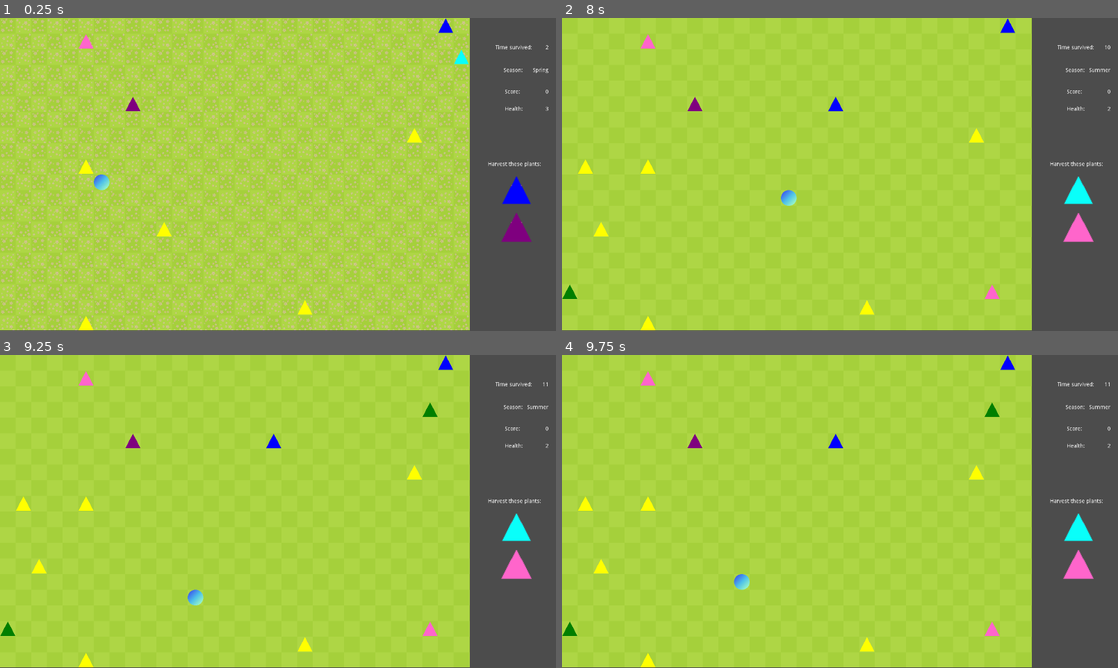
Above: before the commit, frames 1-4 (two rows, left to right).
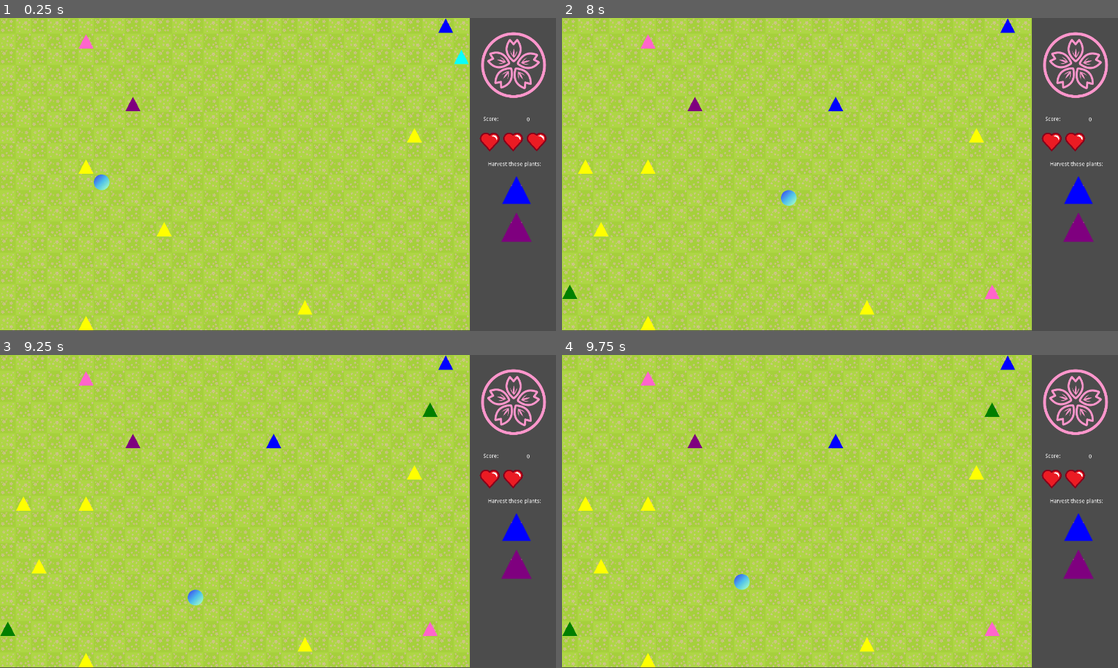
Above: after the commit, the same moments.

Repository: JennyTieu/SlimeArmy
Game: Godot game, scene res://Main.tscn
Two runs of this game, one before a commit and one after it. Both use one fixed random seed, a clock stepped at 60 frames per second and the inputs below.
Inputs:
- Up to frame 1 (0.25 s): no input
- Up to frame 2 (8 s): hold Right (ui_right) 0.53-1.28 s; hold Down (ui_down) 1.28-2.03 s; hold Right (ui_right) 2.03-2.78 s; hold Up (ui_up) 2.78-3.53 s; hold Left (ui_left) 3.53-5.03 s; hold Down (ui_down) 5.03-5.78 s; hold Right (ui_right) 5.78-6.53 s; hold Up (ui_up) 6.53-7.28 s; hold Right (ui_right) from 7.28 s (still down)
- Up to frame 3 (9.25 s): release Right (ui_right) at 8.03 s; hold Down (ui_down) 8.03-8.78 s; hold Left (ui_left) from 8.78 s (still down)
- Up to frame 4 (9.75 s): release Left (ui_left) at 9.53 s; hold Up (ui_up) from 9.53 s (still down)

The runs differ from the first frame. In frame 1, 1.4% of the frame differs, in the area x 86-99%, y 4-43%; in frame 2, 17%, in the area x 0-99%, y 0-100%; in frame 3, 17%; in frame 4, 17%.

Commit message:
HUD + longer Time

Diff:
--- a/SlimeArmy/Main.gd
+++ b/SlimeArmy/Main.gd
@@ -180,7 +180,7 @@
 	if time_passed < time_new:
 		time_passed = time_new
 	#	einkommentieren damit time in konsole
-		$HUD.update_time(time_passed)
+		#$HUD.update_time(time_passed)
 		#print(time_passed)
 
 func timer_reset():
@@ -194,33 +194,45 @@
 func check_season():
 	if  season_x < time_passed:
 		season_x = time_passed
-		if season_x % 10 == 0:
+		if season_x % 12 == 0:
 			season=(season+1) %4
 			#print("season changed")
-			match season:
-				0: $HUD.update_season("Spring")
-				1: $HUD.update_season("Summer")
-				2: $HUD.update_season("Autumn")
-				3: $HUD.update_season("Winter")
 		if season == 0:
-			update_season_plants("res://Graphics/blue-berry.png", "res://Graphics/purple-flower.png")
+			update_season_plants("res://Graphics/blue-berry.png", "res://Graphics/purple-flower.png","res://Graphics/spring_icon.png")
 			$TextureRect.texture = load("res://Graphics/spring.png")
+
 		elif season == 1:
-			update_season_plants("res://Graphics/blue-flower.png", "res://Graphics/red-berry.png")
+			update_season_plants("res://Graphics/blue-flower.png", "res://Graphics/red-berry.png", "res://Graphics/summer_icon.png")
 			$TextureRect.texture = load("res://Graphics/grass.png")
 		elif season == 2:
-			update_season_plants("res://Graphics/purple-flower.png", "res://Graphics/yellow-flower.png")
+			update_season_plants("res://Graphics/purple-flower.png", "res://Graphics/yellow-flower.png","res://Graphics/fall_icon.png")
 			$TextureRect.texture = load("res://Graphics/fall.png")
 		elif season == 3:
-			update_season_plants("res://Graphics/green-mint.png", "res://Graphics/blue-flower.png")
+			update_season_plants("res://Graphics/green-mint.png", "res://Graphics/blue-flower.png", "res://Graphics/winter_icon.png")
 			$TextureRect.texture = load("res://Graphics/snow.png")
 
 func update_score(slime_length):
 	$HUD/Score/Score.text = str(slime_length)
 
 func update_health(slime_health):
-	$HUD/Health/Health.text = str(slime_health)
-
-func update_season_plants(seasonPlant1, seasonPlant2):
+	if health == 3 :
+		$HUD/Health/Sprite1.visible = true;
+		$HUD/Health/Sprite2.visible = true;
+		$HUD/Health/Sprite3.visible = true;
+	elif health == 2:
+		$HUD/Health/Sprite1.visible = true;
+		$HUD/Health/Sprite2.visible = true;
+		$HUD/Health/Sprite3.visible = false;
+	elif health == 1:
+		$HUD/Health/Sprite1.visible = true;
+		$HUD/Health/Sprite2.visible = false;
+		$HUD/Health/Sprite3.visible = false;
+	elif health == 0:
+		$HUD/Health/Sprite1.visible = false;
+		$HUD/Health/Sprite2.visible = false;
+		$HUD/Health/Sprite3.visible = false;
+
+func update_season_plants(seasonPlant1, seasonPlant2, seasonIcon):
 	$HUD/Season/SeasonSprite1.texture = load(seasonPlant1)
 	$HUD/Season/SeasonSprite2.texture = load(seasonPlant2)
+	$HUD/Season/SeasonSprite3.texture = load(seasonIcon)
--- a/SlimeArmy/Main.tscn
+++ b/SlimeArmy/Main.tscn
@@ -10,6 +10,8 @@
 [ext_resource path="res://Graphics/blue-berry.png" type="Texture" id=8]
 [ext_resource path="res://Graphics/purple-flower.png" type="Texture" id=9]
 [ext_resource path="res://HUD.gd" type="Script" id=10]
+[ext_resource path="res://Graphics/spring_icon.png" type="Texture" id=11]
+[ext_resource path="res://Graphics/heart.png" type="Texture" id=12]
 
 [sub_resource type="TileSet" id=1]
 2/name = "triangle.png 2"
@@ -212,101 +214,31 @@
 anchor_left = 0.848
 anchor_right = 1.008
 anchor_bottom = 0.545
-margin_left = 19.144
-margin_top = 39.0
-margin_right = -30.376
-margin_bottom = -323.0
-__meta__ = {
-"_edit_use_anchors_": false
-}
-
-[node name="HBoxContainer" type="HBoxContainer" parent="HUD/TimeBox"]
-margin_right = 178.0
-margin_bottom = 74.0
-alignment = 2
-
-[node name="Label" type="Label" parent="HUD/TimeBox/HBoxContainer"]
-margin_left = 166.0
-margin_top = 30.0
-margin_right = 166.0
-margin_bottom = 44.0
-
-[node name="Time" type="Label" parent="HUD/TimeBox/HBoxContainer"]
-margin_left = 170.0
-margin_top = 30.0
-margin_right = 178.0
-margin_bottom = 44.0
-text = "1"
-
-[node name="Message" type="Label" parent="HUD/TimeBox"]
-margin_top = 30.0
-margin_right = 178.0
-margin_bottom = 44.0
-grow_horizontal = 2
-grow_vertical = 2
-text = "Time survived:"
-align = 1
-valign = 1
-clip_text = true
-
-[node name="SeasonBox" type="MarginContainer" parent="HUD"]
-anchor_left = 0.848
-anchor_right = 1.008
-anchor_bottom = 0.545
-margin_left = 18.144
-margin_top = 101.0
-margin_right = -31.376
-margin_bottom = -269.0
-__meta__ = {
-"_edit_use_anchors_": false
-}
-
-[node name="HBoxContainer" type="HBoxContainer" parent="HUD/SeasonBox"]
-margin_right = 178.0
-margin_bottom = 66.0
-alignment = 2
-
-[node name="Label" type="Label" parent="HUD/SeasonBox/HBoxContainer"]
-margin_left = 135.0
-margin_top = 26.0
-margin_right = 135.0
-margin_bottom = 40.0
-
-[node name="Season" type="Label" parent="HUD/SeasonBox/HBoxContainer"]
-margin_left = 139.0
-margin_top = 26.0
-margin_right = 178.0
-margin_bottom = 40.0
-text = "Spring"
-
-[node name="Message" type="Label" parent="HUD/SeasonBox"]
-margin_top = 26.0
-margin_right = 178.0
-margin_bottom = 40.0
-grow_horizontal = 2
-grow_vertical = 2
-text = "Season:"
-align = 1
-valign = 1
-clip_text = true
+margin_left = 16.1709
+margin_top = 36.6216
+margin_right = -33.3491
+margin_bottom = -325.378
+__meta__ = {
+"_edit_use_anchors_": false
+}
 
 [node name="Score" type="Node" parent="HUD"]
 
 [node name="ScoreText" type="Label" parent="HUD/Score"]
-margin_left = 1290.9
-margin_top = 181.607
-margin_right = 1343.9
-margin_bottom = 205.607
+margin_left = 1236.3
+margin_top = 252.181
+margin_right = 1289.3
+margin_bottom = 276.181
 text = "Score:"
 __meta__ = {
 "_edit_use_anchors_": false
 }
 
 [node name="Score" type="Label" parent="HUD/Score"]
-margin_left = 1359.0
-margin_top = 181.607
-margin_right = 1403.0
-margin_bottom = 205.607
+margin_left = 1310.8
+margin_top = 252.536
+margin_right = 1354.8
+margin_bottom = 276.536
 text = "0"
 align = 2
 __meta__ = {
@@ -315,26 +247,20 @@
 
 [node name="Health" type="Node" parent="HUD"]
 
-[node name="HealthText" type="Label" parent="HUD/Health"]
-margin_left = 1290.9
-margin_top = 226.0
-margin_right = 1330.9
-margin_bottom = 240.0
-text = "Health:"
-__meta__ = {
-"_edit_use_anchors_": false
-}
-
-[node name="Health" type="Label" parent="HUD/Health"]
-margin_left = 1363.0
-margin_top = 226.0
-margin_right = 1403.0
-margin_bottom = 240.0
-text = "3"
-align = 2
-__meta__ = {
-"_edit_use_anchors_": false
-}
+[node name="Sprite1" type="Sprite" parent="HUD/Health"]
+position = Vector2( 1252.58, 317.28 )
+scale = Vector2( 0.101599, 0.0969692 )
+texture = ExtResource( 12 )
+
+[node name="Sprite2" type="Sprite" parent="HUD/Health"]
+position = Vector2( 1312.23, 317.125 )
+scale = Vector2( 0.101599, 0.0969692 )
+texture = ExtResource( 12 )
+
+[node name="Sprite3" type="Sprite" parent="HUD/Health"]
+position = Vector2( 1372.49, 317.125 )
+scale = Vector2( 0.101599, 0.0969692 )
+texture = ExtResource( 12 )
 
 [node name="Season" type="Node" parent="HUD"]
 
@@ -358,4 +284,9 @@
 scale = Vector2( 2.04004, 2.025 )
 texture = ExtResource( 9 )
 
+[node name="SeasonSprite3" type="Sprite" parent="HUD/Season"]
+position = Vector2( 1313.7, 120.321 )
+scale = Vector2( 0.387063, 0.393612 )
+texture = ExtResource( 11 )
+
 [connection signal="timeout" from="SlimeTick" to="." method="_on_SlimeTick_timeout"]
--- a/SlimeArmy/project.godot
+++ b/SlimeArmy/project.godot
@@ -18,6 +18,7 @@
 
 window/size/width=1422
 window/size/height=800
+window/dpi/allow_hidpi=true
 window/stretch/mode="viewport"
 window/stretch/aspect="keep"
 
Binary file added: SlimeArmy/Graphics/heart.png
Not shown, added: SlimeArmy/Graphics/heart.png.import
Not shown: 1 places in SlimeArmy/Main.tscn that only renumber resources
